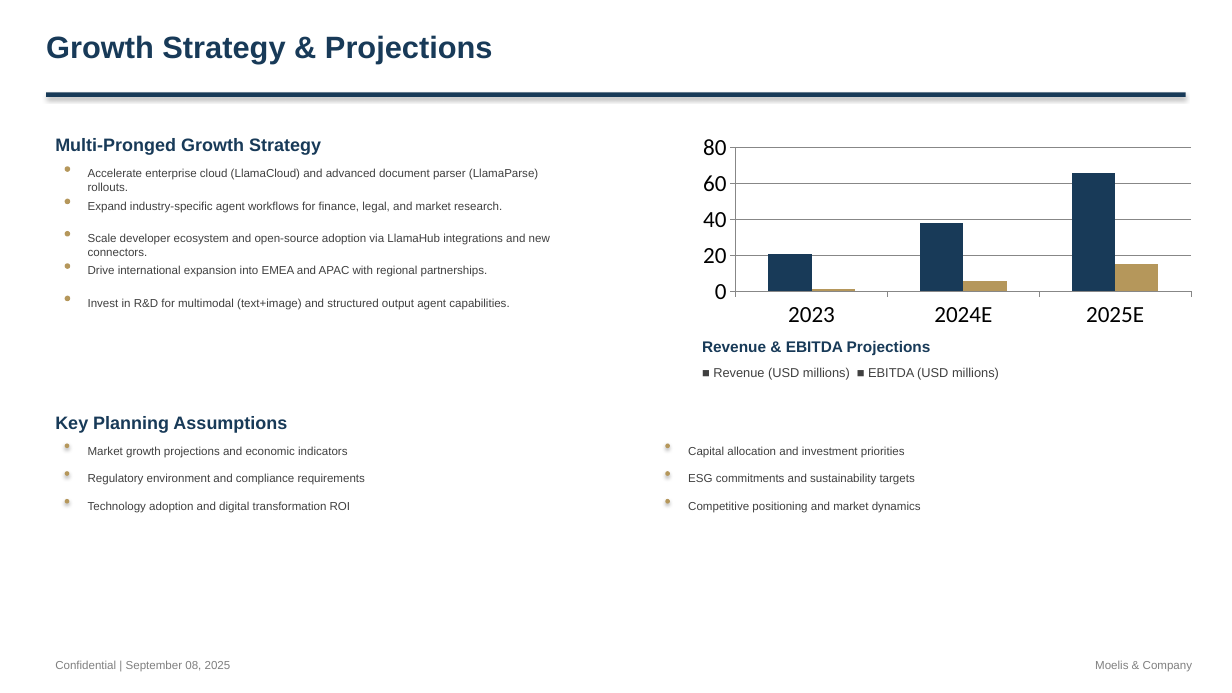
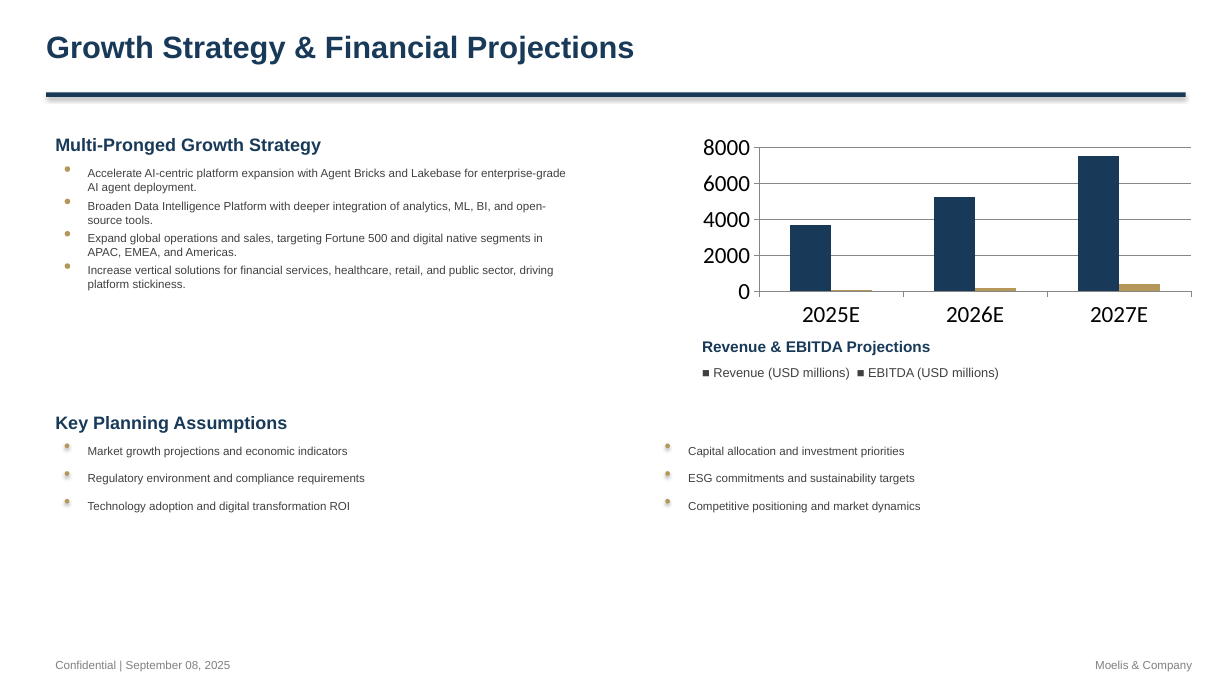
Before and after one commit to alinvb/slide_generator, a slide deck: slide 13 of ai_generated_deck.pptx (slide 6 before the commit). Drawn at 1232x693 pixels with LibreOffice and Linux fonts; fonts in the diff are those of the drawing. Boxes give left, top, right and bottom in pixels: in the first picture for what was removed or moved away, otherwise in the second. Text is boxed around its words. In the diff, an @@ line names an element or a change of style, - is before the commit and + after.

```diff
--- a/ai_generated_deck.pptx
+++ b/ai_generated_deck.pptx
@@ text at (x1=46, y1=35, x2=635, y2=64): text changed @@
-Growth Strategy & Projections
+Growth Strategy & Financial Projections
@@ column chart at (x1=693, y1=129, x2=1202, y2=333) @@
-categories: 2023, 2024E, 2025E
+categories: 2025E, 2026E, 2027E
-Series 1: 21, 38, 66
+Series 1: 3700, 5200, 7500
-Series 2: 1, 6, 15
+Series 2: 100, 200, 400
@@ text at (x1=88, y1=168, x2=566, y2=194): text changed @@
-Accelerate enterprise cloud (LlamaCloud) and advanced document parser (LlamaParse) rollouts.
+Accelerate AI-centric platform expansion with Agent Bricks and Lakebase for enterprise-grade AI agent deployment.
@@ text at (x1=88, y1=201, x2=546, y2=224): text changed @@
-Expand industry-specific agent workflows for finance, legal, and market research.
+Broaden Data Intelligence Platform with deeper integration of analytics, ML, BI, and open-source tools.
@@ text at (x1=88, y1=233, x2=543, y2=258): text changed @@
-Scale developer ecosystem and open-source adoption via LlamaHub integrations and new connectors.
+Expand global operations and sales, targeting Fortune 500 and digital native segments in APAC, EMEA, and Americas.
@@ text at (x1=88, y1=265, x2=554, y2=291): text changed @@
-Drive international expansion into EMEA and APAC with regional partnerships.
+Increase vertical solutions for financial services, healthcare, retail, and public sector, driving platform stickiness.
@@ ellipse removed at (x1=65, y1=296, x2=70, y2=301) @@
@@ text removed at (x1=88, y1=298, x2=509, y2=310) @@
-Invest in R&D for multimodal (text+image) and structured output agent capabilities.
```
Also in this commit, not shown: 9 other slides changed, 6 slides added, 5 slides removed, 2 other files.
